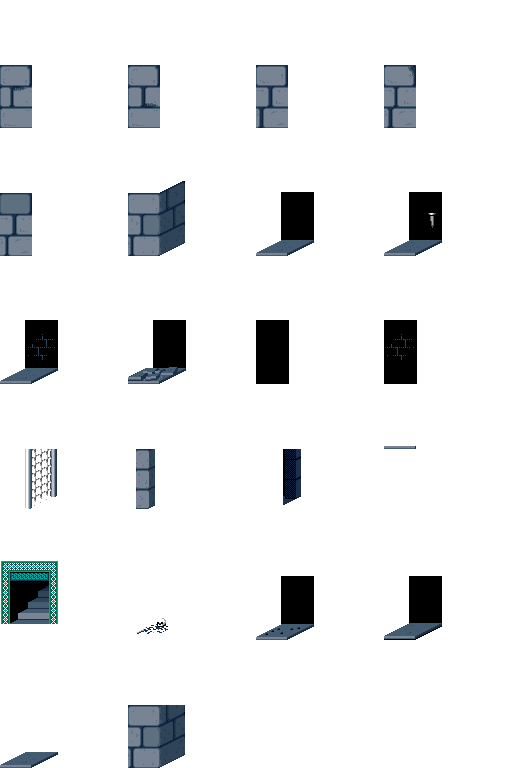
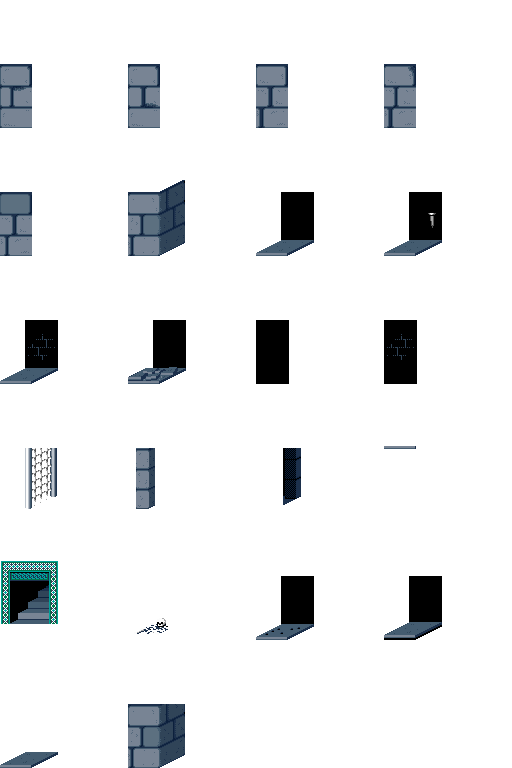
Layer changes from the first w=512, h=768 image to the second:
painted on "wall_end_2" over [128, 704, 185, 705]
painted on "wall_end_1" over [128, 180, 185, 193]
painted on "wall_3" over [0, 192, 32, 193]
painted on "wall_2" over [384, 64, 416, 65]
painted on "wall_1" over [256, 64, 288, 65]
painted on "wall_ini_2" over [128, 64, 160, 65]
painted on "wall_ini_1" over [0, 64, 32, 65]
painted on "door" over [25, 448, 57, 449]
painted on "column_back" over [283, 448, 301, 449]
painted on "column_front" over [136, 448, 155, 449]
painted on "botton" over [384, 622, 442, 639]
